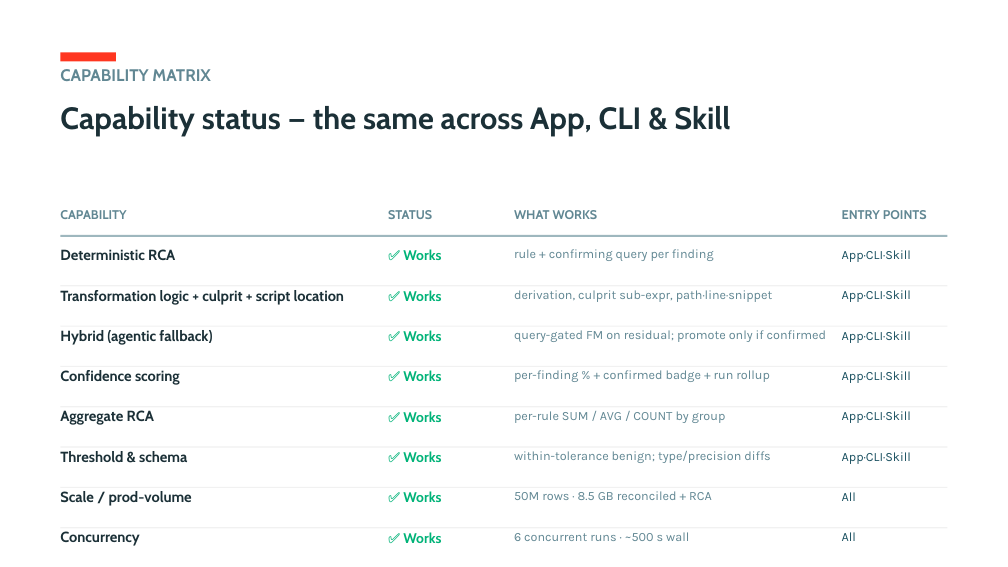
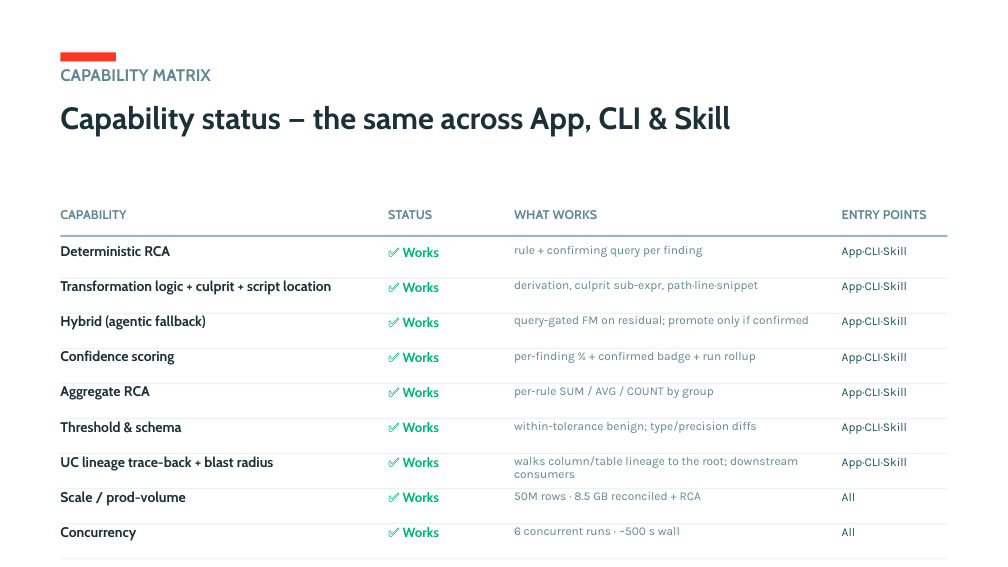
Before and after one commit to ankitad-db/lakebridge-rca, a slide deck: slide 10 of docs/ReconResolve_Leadership.pptx. Drawn at 1008x567 pixels with LibreOffice and Linux fonts; fonts in the diff are those of the drawing. Boxes give left, top, right and bottom in pixels: in the first picture for what was removed or moved away, otherwise in the second. Text is boxed around its words. In the diff, an @@ line names an element or a change of style, - is before the commit and + after.

Commit message:
Lineage on all entry points: enable UC lineage in the App; add lineage row to capability matrix
- App now enables UC lineage (trace-back + blast radius) by default: Settings.use_lineage /
  max_lineage_hops (env RCA_USE_LINEAGE), passed to every analyze() call — matching the Skill
  (config use_uc_lineage:true) and CLI (--use-lineage). All three surfaces now attach the
  "Evidence (lineage)" upstream trace-back + downstream blast radius.
- Deck capability matrix: added "UC lineage trace-back + blast radius" (App·CLI·Skill).

```diff
--- a/docs/ReconResolve_Leadership.pptx
+++ b/docs/ReconResolve_Leadership.pptx
@@ 4 texts, 1 rectangle: place and size @@
-4 texts, 1 rectangle at [60, 285, 948, 305]
+4 texts, 1 rectangle at [60, 277, 948, 295]
@@ 4 texts, 1 rectangle: place and size @@
-4 texts, 1 rectangle at [60, 326, 948, 345]
+4 texts, 1 rectangle at [60, 312, 948, 330]
@@ 4 texts, 1 rectangle: place and size @@
-4 texts, 1 rectangle at [60, 366, 948, 385]
+4 texts, 1 rectangle at [60, 348, 948, 365]
@@ 4 texts, 1 rectangle: place and size @@
-4 texts, 1 rectangle at [60, 406, 948, 425]
+4 texts, 1 rectangle at [60, 383, 948, 400]
@@ 4 texts, 1 rectangle: place and size @@
-4 texts, 1 rectangle at [60, 447, 948, 464]
+4 texts, 1 rectangle at [60, 418, 948, 434]
@@ rectangle: place and size @@
-rectangle at [60, 487, 948, 488]
+rectangle at [60, 453, 948, 454]
@@ text added at [60, 456, 274, 471], 10 pt, text #1B3037, bold @@
+UC lineage trace-back + blast radius
@@ text "✅ Works": place and size @@
-text "✅ Works" at [403, 491, 441, 502]
+text "✅ Works" at [403, 457, 439, 467]
@@ text added at [514, 456, 798, 478], 8.5 pt, text #618793 @@
+walks column/table lineage to the root; downstream consumers
@@ text added at [842, 458, 907, 469], 8.5 pt, text #1B5161 @@
+App·CLI·Skill
@@ 2 texts, 1 rectangle: place and size @@
-2 texts, 1 rectangle at [60, 527, 948, 543]
+2 texts, 1 rectangle at [60, 488, 948, 502]
@@ size 10 to 9.5 pt in 8 elements at [403, 247, 439, 257], [403, 282, 439, 292], [403, 317, 439, 327], [403, 352, 439, 362], [403, 387, 439, 397], [403, 422, 439, 432], [403, 457, 439, 467], [403, 492, 439, 502] @@
@@ size 10.5 to 10 pt; line spacing 0.98 to 0.95 in 8 elements at [60, 246, 170, 256], [60, 280, 331, 295], [60, 315, 206, 330], [60, 350, 175, 365], [60, 386, 150, 400], [60, 421, 182, 432], [60, 491, 185, 506], [60, 527, 136, 541] @@
@@ text added at [403, 527, 439, 537], 9.5 pt, text #00B378, bold @@
+✅ Works
@@ size 9 to 8.5 pt; line spacing 0.98 to 0.95 in 8 elements at [514, 246, 702, 257], [514, 281, 758, 292], [514, 316, 809, 327], [514, 352, 756, 363], [514, 387, 714, 398], [514, 421, 757, 433], [514, 492, 701, 500], [514, 527, 680, 535] @@
@@ size 9 to 8.5 pt in 8 elements at [842, 247, 907, 258], [842, 282, 907, 293], [842, 317, 907, 328], [842, 353, 907, 364], [842, 388, 907, 399], [842, 423, 907, 434], [842, 493, 856, 501], [842, 528, 856, 536] @@
@@ text "All": place and size @@
-text "All" at [842, 492, 856, 501]
+text "All" at [842, 528, 856, 536]
```
Also in this commit, not shown: 3 other files.
